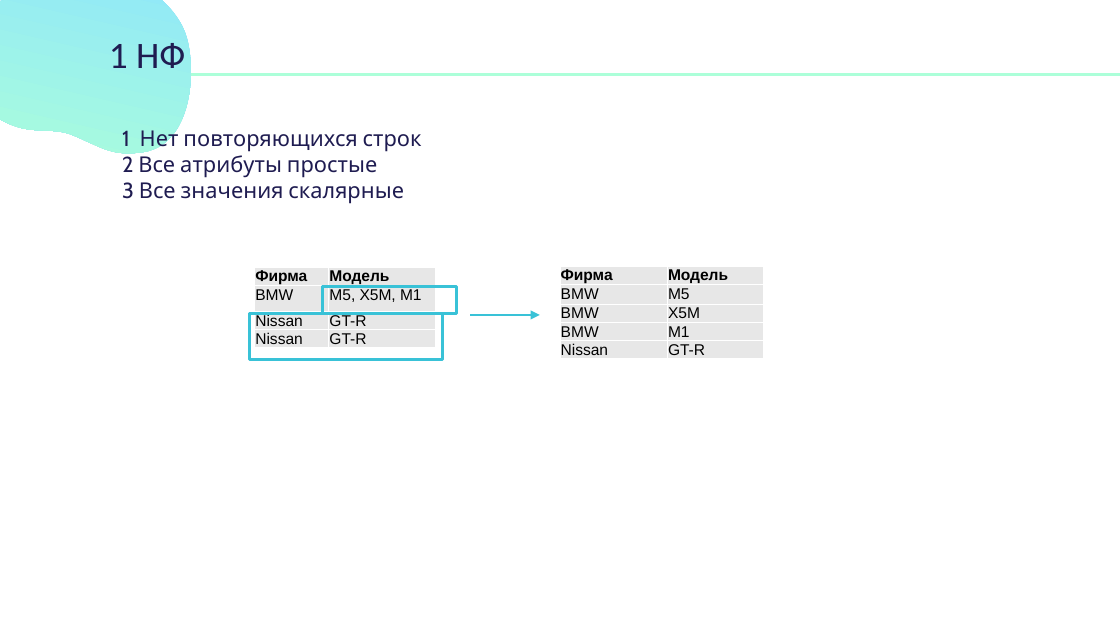
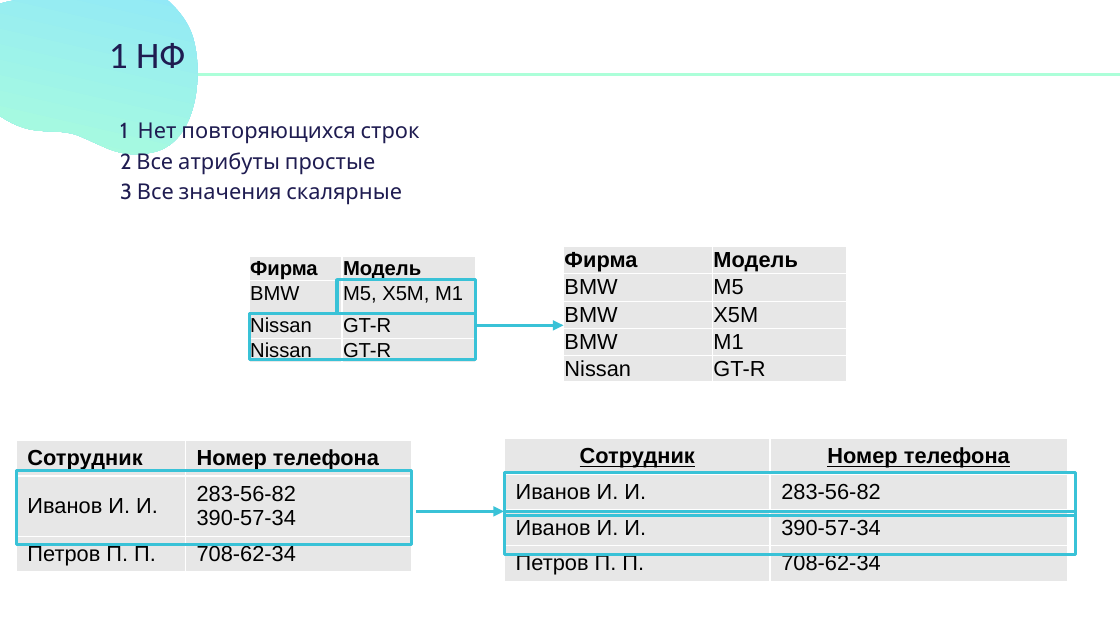
Before and after one commit to itambu/Summer_Bootcamp_2021, a slide deck: slide 13 of DataEngineering/DataEngineering Presentation.pptx. Drawn at 1120x630 pixels with LibreOffice and Linux fonts; fonts in the diff are those of the drawing. Boxes give left, top, right and bottom in pixels: in the first picture for what was removed or moved away, otherwise in the second. Text is boxed around its words. In the diff, an @@ line names an element or a change of style, - is before the commit and + after.

```diff
--- a/DataEngineering/DataEngineering Presentation.pptx
+++ b/DataEngineering/DataEngineering Presentation.pptx
@@ freeform shape: place and size @@
-freeform shape at box(0, 0, 214, 166)
+freeform shape at box(0, 0, 221, 167)
@@ text "1 Нет повторяющихся строк": place and size @@
-text "1 Нет повторяющихся строк" at box(122, 127, 422, 204)
+text "1 Нет повторяющихся строк" at box(120, 118, 420, 144)
@@ text added at box(120, 149, 375, 175), 14 pt, text #1F1C51 @@
+2 Все атрибуты простые
@@ text at box(122, 152, 404, 204): paragraphs removed @@
-2 Все атрибуты простые
-3 Все значения скалярные
@@ text added at box(120, 183, 402, 205), 14 pt, text #1F1C51 @@
+3 Все значения скалярные
@@ table at box(250, 256, 476, 365) @@
@@ size 10 to 13 pt @@
@@ table: place and size @@
-table at box(254, 267, 435, 351)
+table at box(250, 256, 476, 365)
@@ table at box(563, 246, 847, 383) @@
@@ size 10 to 14 pt @@
@@ table: place and size @@
-table at box(560, 267, 764, 364)
+table at box(563, 246, 847, 383)
@@ rectangle: place and size @@
-rectangle at box(323, 287, 457, 314)
+rectangle at box(337, 280, 476, 314)
@@ rectangle: place and size @@
-rectangle at box(250, 314, 444, 360)
+rectangle at box(250, 314, 476, 360)
@@ arrow moved from (470, 315) - (540, 315) to (476, 326) - (563, 326) @@
@@ arrow (476, 326) - (563, 326): stroke #39C2D7 1.5 pt to #39C2D7 2.25 pt @@
@@ table added at box(17, 440, 412, 578), 3 rows, 2 columns @@
+Сотрудник | Номер телефона
+Иванов И. И. | 283-56-82 390-57-34
+Петров П. П. | 708-62-34
@@ table added at box(504, 438, 1066, 587), 4 rows, 2 columns @@
+Сотрудник | Номер телефона
+Иванов И. И. | 283-56-82
+Иванов И. И. | 390-57-34
+Петров П. П. | 708-62-34
@@ rectangle added at box(17, 470, 412, 544), outline #39C2D7 2 pt @@
@@ rectangle added at box(504, 473, 1075, 516), outline #39C2D7 2 pt @@
@@ arrow added from (416, 512) to (504, 512), #39C2D7 2.25 pt @@
@@ rectangle added at box(504, 512, 1075, 556), outline #39C2D7 2 pt @@
```
Also in this commit, not shown: 4 other slides changed, 3 slides added.
